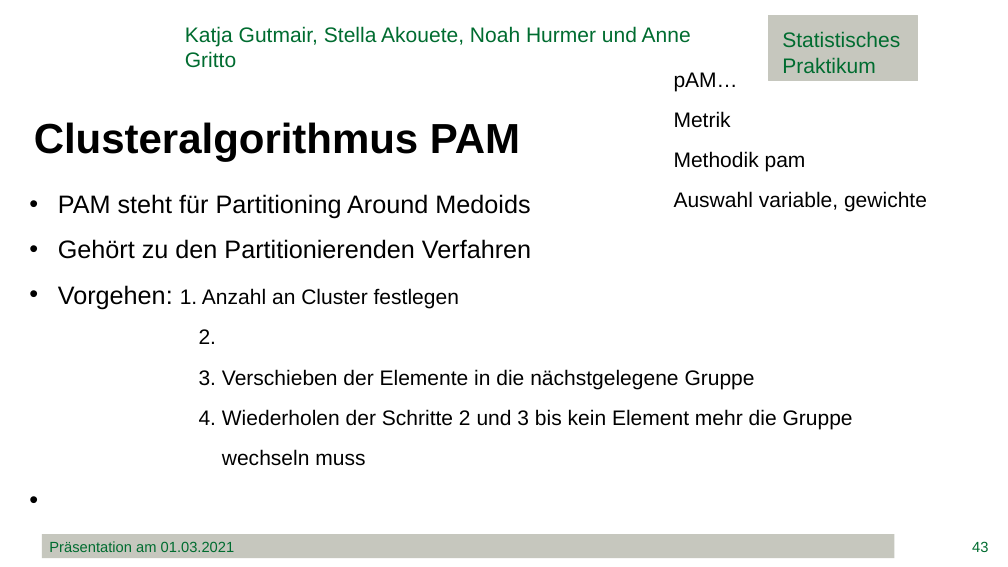
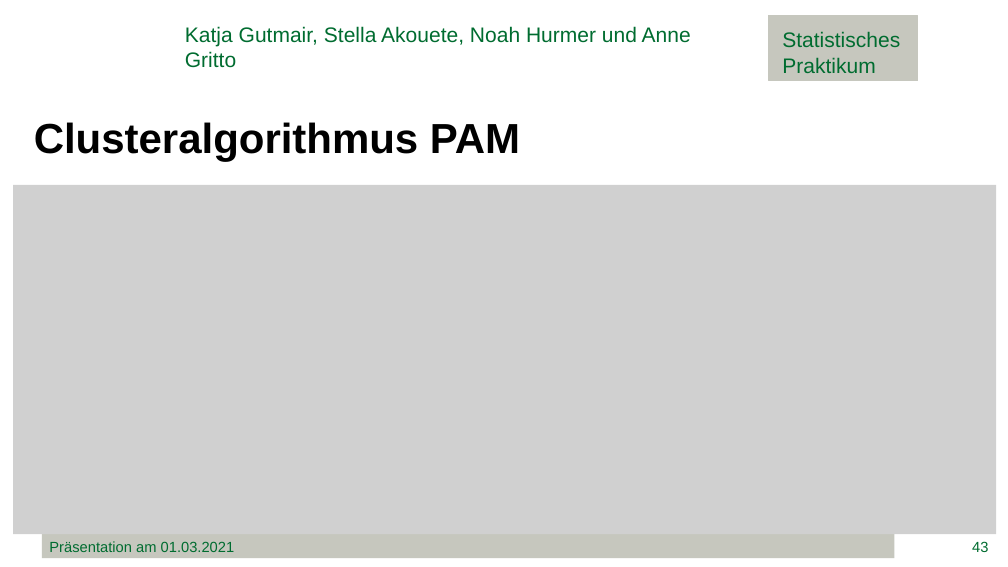
Before and after one commit to minimops/weatherFrog, a slide deck: slide 43 of documentation/ppt/Präsentation.pptx. Drawn at 1008x567 pixels with LibreOffice and Linux fonts; fonts in the diff are those of the drawing; grey boxes stand for pictures; background and template pictures are left out. Boxes give left, top, right and bottom in pixels: in the first picture for what was removed or moved away, otherwise in the second. Text is boxed around its words. In the diff, an @@ line names an element or a change of style, - is before the commit and + after.

```diff
--- a/documentation/ppt/Präsentation.pptx
+++ b/documentation/ppt/Präsentation.pptx
@@ text removed at (674, 72, 927, 212) @@
-pAM…
-Metrik
-Methodik pam
-Auswahl variable, gewichte
@@ picture added at (13, 185, 996, 534) @@
@@ text removed at (58, 194, 853, 466) @@
-• PAM steht für Partitioning Around Medoids
-• Gehört zu den Partitionierenden Verfahren
-• Vorgehen: 1. Anzahl an Cluster festlegen
-2.
-3. Verschieben der Elemente in die nächstgelegene Gruppe
-4. Wiederholen der Schritte 2 und 3 bis kein Element mehr die Gruppe
-wechseln muss
```
Also in this commit, not shown: 3 other slides changed, 1 slide added, 1 other file.
